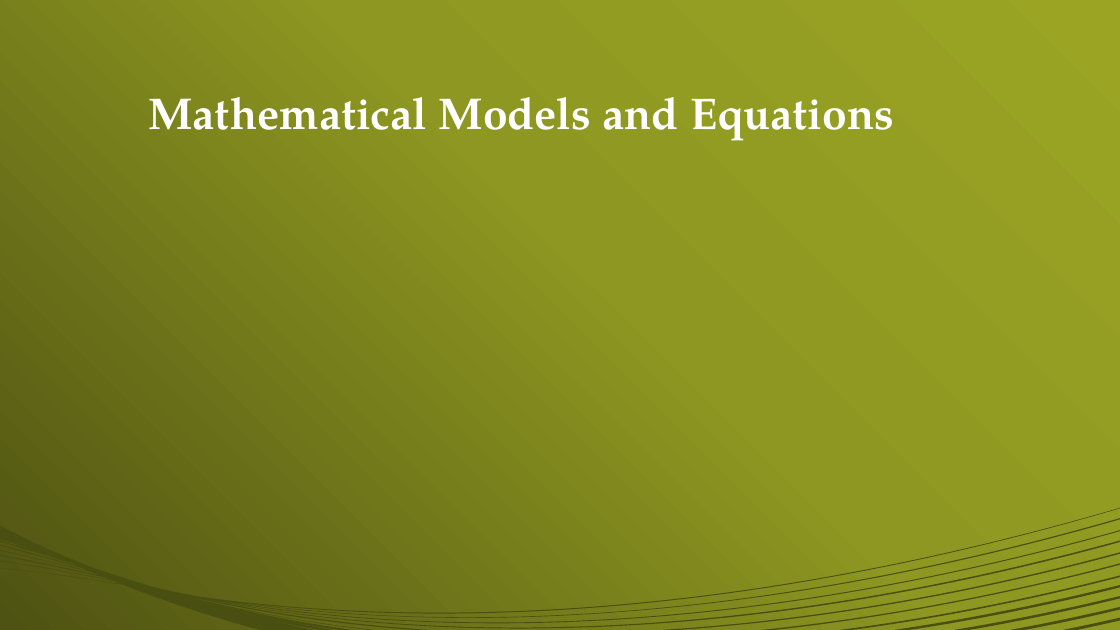
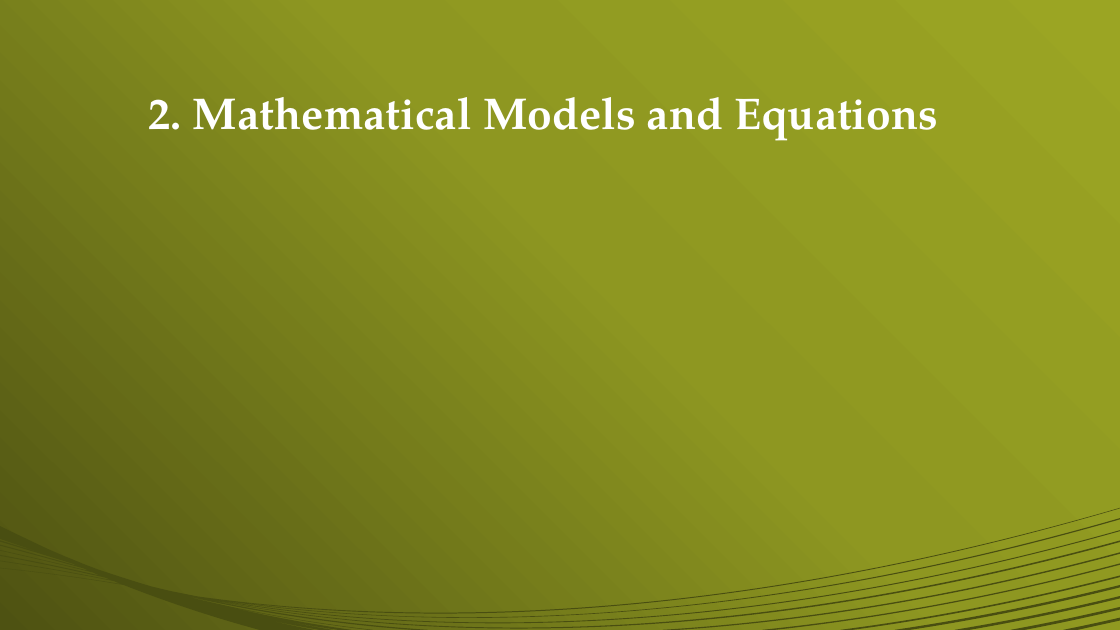
Before and after one commit to swatarianess/Project-App-Development, a slide deck: slide 10 of Presentation/AppPresentation.pptx (slide 7 before the commit). Drawn at 1120x630 pixels with LibreOffice and Linux fonts; fonts in the diff are those of the drawing; grey boxes stand for pictures. Boxes give left, top, right and bottom in pixels: in the first picture for what was removed or moved away, otherwise in the second. Text is boxed around its words. In the diff, an @@ line names an element or a change of style, - is before the commit and + after.

```diff
--- a/Presentation/AppPresentation.pptx
+++ b/Presentation/AppPresentation.pptx
@@ title at box(148, 97, 938, 141): text changed @@
-Mathematical Models and Equations
+2. Mathematical Models and Equations
```
Also in this commit, not shown: 6 other slides changed, 4 slides added, 1 slide removed, 1 other file.
